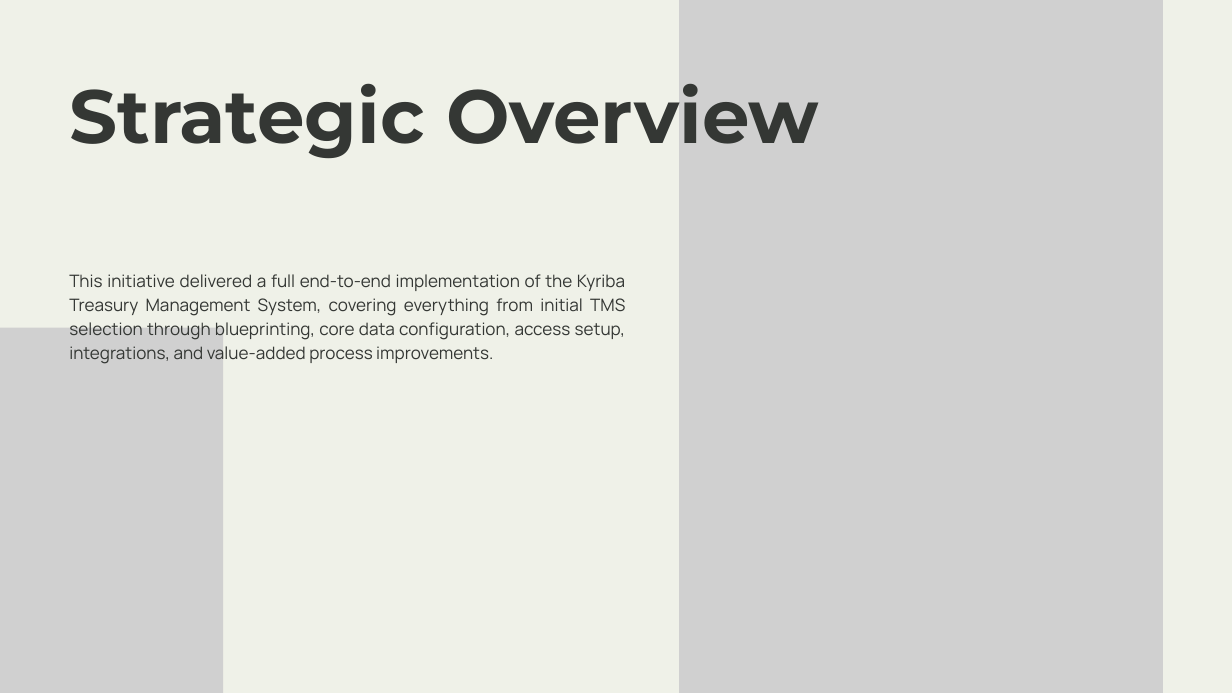
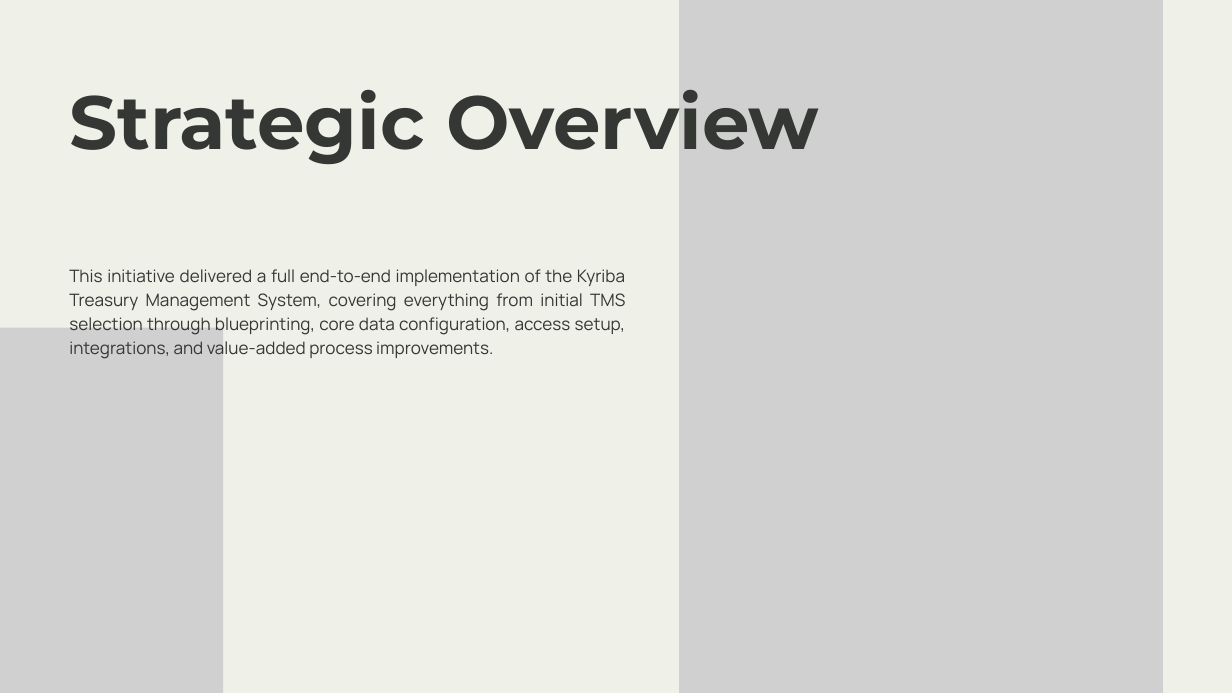
Before and after one commit to sgarciapuga/Work_Portfolio, a slide deck: slide 2 of kyriba-transformation/presentation/kyriba-transformation.pptx. Drawn at 1232x693 pixels with LibreOffice and Linux fonts; fonts in the diff are those of the drawing; grey boxes stand for pictures. Boxes give left, top, right and bottom in pixels: in the first picture for what was removed or moved away, otherwise in the second. Text is boxed around its words. In the diff, an @@ line names an element or a change of style, - is before the commit and + after.

Commit message:
Kyriba presentation

```diff
--- a/kyriba-transformation/presentation/kyriba-transformation.pptx
+++ b/kyriba-transformation/presentation/kyriba-transformation.pptx
@@ text "Strategic Overview": place and size @@
-text "Strategic Overview" at <box>69,83,819,158</box>
+text "Strategic Overview" at <box>69,89,819,164</box>
@@ text "This initiative delivered a full ...": place and size @@
-text "This initiative delivered a full ..." at <box>69,274,625,364</box>
+text "This initiative delivered a full ..." at <box>69,269,625,359</box>
```
Also in this commit, not shown: 1 other slide changed, 17 slides added, 12 slides removed, 3 other files.
